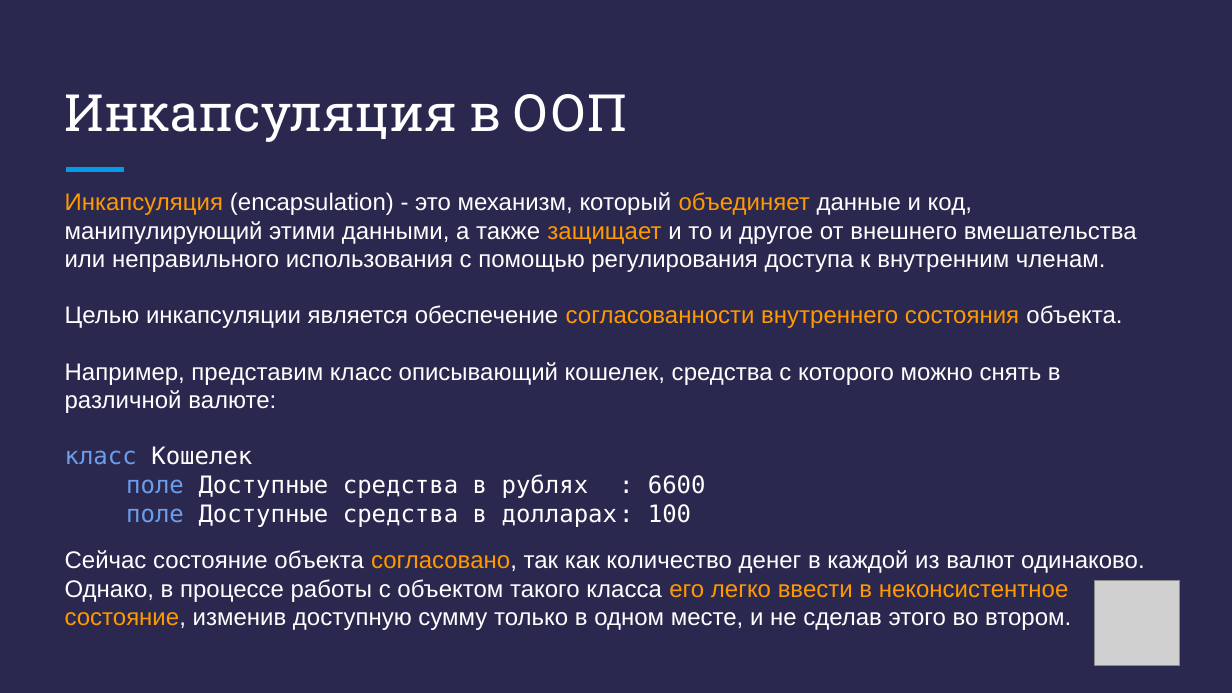
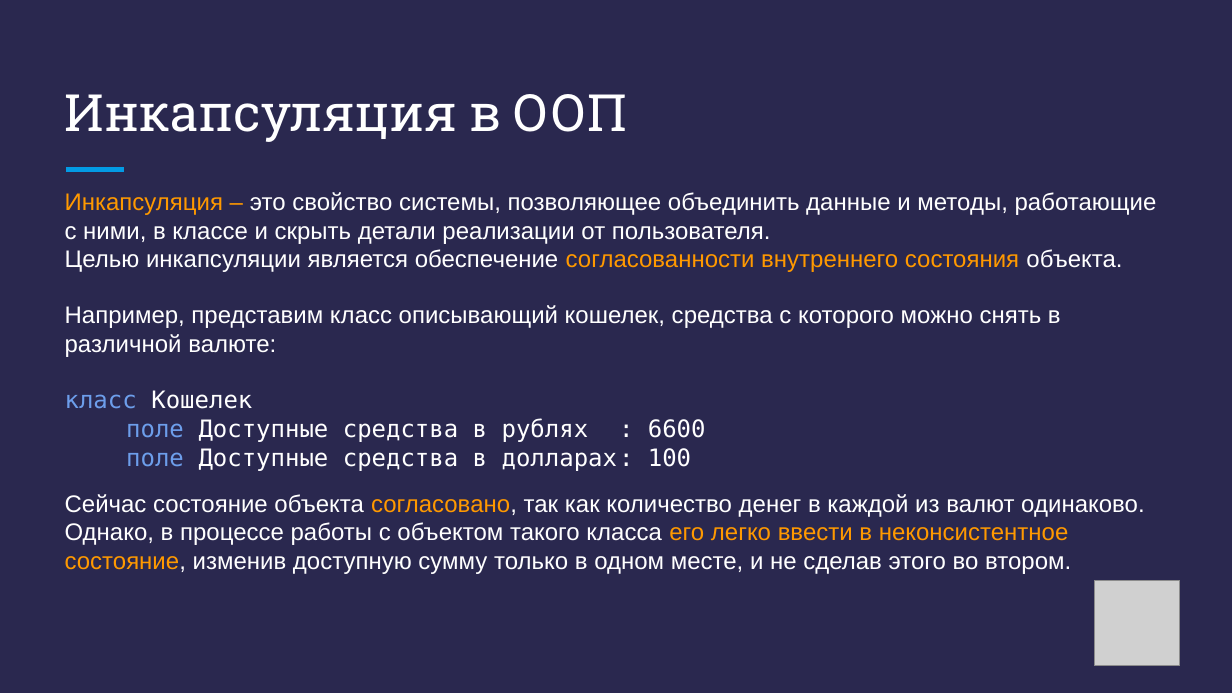
Before and after one commit to DenisKaVladimirovich/MyLessons, a slide deck: slide 9 of 10/Презентация - C# + .NET - Урок 10.pptx (slide 7 before the commit). Drawn at 1232x693 pixels with LibreOffice and Linux fonts; fonts in the diff are those of the drawing; grey boxes stand for pictures. Boxes give left, top, right and bottom in pixels: in the first picture for what was removed or moved away, otherwise in the second. Text is boxed around its words. In the diff, an @@ line names an element or a change of style, - is before the commit and + after.

```diff
--- a/10/Презентация - C# + .NET - Урок 10.pptx
+++ b/10/Презентация - C# + .NET - Урок 10.pptx
@@ text at [65, 192, 1157, 244]: text changed @@
-Инкапсуляция (encapsulation) - это механизм, который объединяет данные и код, манипулирующий этими данными, а также защищает и то и другое от внешнего вмешательства или неправильного использования с помощью регулирования доступа к внутренним членам.
+Инкапсуляция – это свойство системы, позволяющее объединить данные и методы, работающие с ними, в классе и скрыть детали реализации от пользователя.
@@ text at [65, 249, 1122, 272]: less space between paragraphs @@
```
Also in this commit, not shown: 5 other slides changed, 6 slides added, 4 slides removed, 21 other files.
